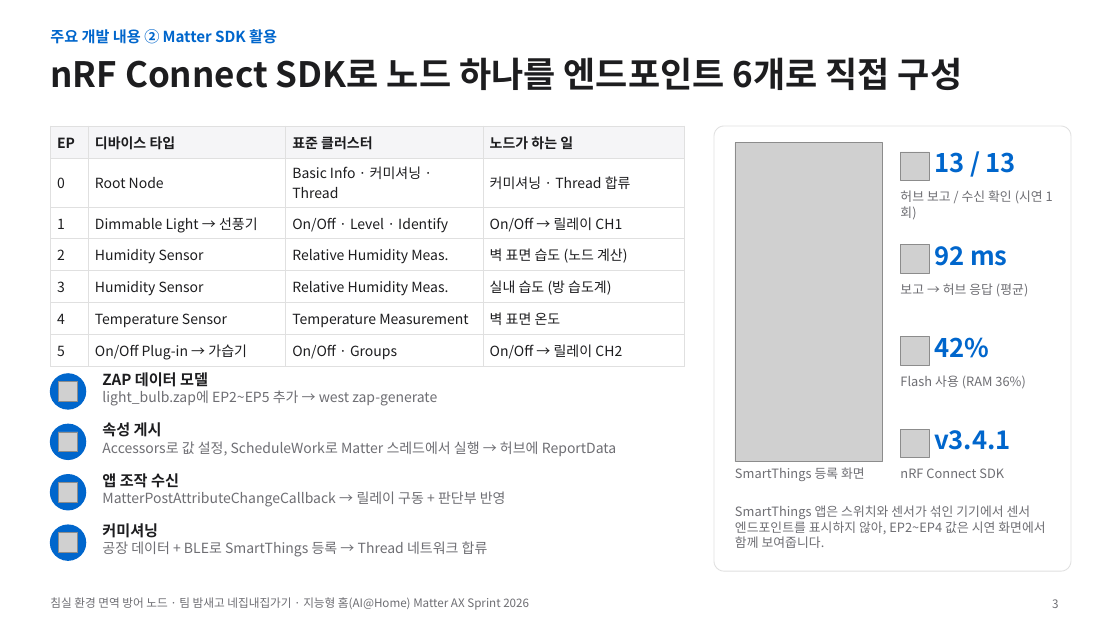
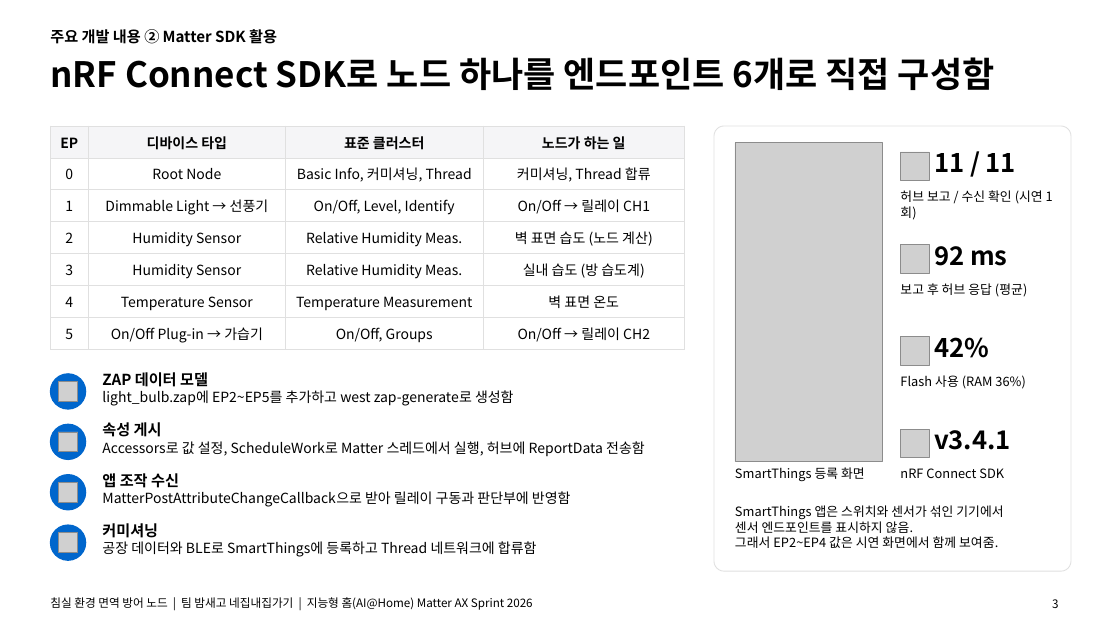
Before and after one commit to 55wind/matter-iot, a slide deck: slide 3 of docs/발표자료_침실노드.pptx. Drawn at 1120x630 pixels with LibreOffice and Linux fonts; fonts in the diff are those of the drawing; grey boxes stand for pictures. Boxes give left, top, right and bottom in pixels: in the first picture for what was removed or moved away, otherwise in the second. Text is boxed around its words. In the diff, an @@ line names an element or a change of style, - is before the commit and + after.

```diff
--- a/docs/발표자료_침실노드.pptx
+++ b/docs/발표자료_침실노드.pptx
@@ title at bbox=[50, 57, 995, 90]: text changed; text colour #1D1D1F to #000000 @@
-nRF Connect SDK로 노드 하나를 엔드포인트 6개로 직접 구성
+nRF Connect SDK로 노드 하나를 엔드포인트 6개로 직접 구성함
@@ table at bbox=[50, 126, 685, 350] @@
-row 2, column 3: Basic Info · 커미셔닝 · Thread
+row 2, column 3: Basic Info, 커미셔닝, Thread
-row 2, column 4: 커미셔닝 · Thread 합류
+row 2, column 4: 커미셔닝, Thread 합류
-row 3, column 3: On/Off · Level · Identify
+row 3, column 3: On/Off, Level, Identify
-row 7, column 3: On/Off · Groups
+row 7, column 3: On/Off, Groups
@@ text colour #1D1D1F to #000000 in "EP", "디바이스 타입", "표준 클러스터", "노드가 하는 일" and 20 more places @@
@@ alignment left to centre @@
@@ text at bbox=[934, 153, 1016, 172]: text changed; text colour #0066CC to #000000 @@
-13 / 13
+11 / 11
@@ text at bbox=[900, 283, 1027, 297]: text changed; text colour #6E6E73 to #000000 @@
-보고 → 허브 응답 (평균)
+보고 후 허브 응답 (평균)
@@ text at bbox=[102, 372, 208, 387]: text colour #1D1D1F to #000000 in "ZAP 데이터 모델" @@
@@ text at bbox=[102, 390, 514, 406]: text changed; text colour #6E6E73 to #000000 @@
-light_bulb.zap에 EP2~EP5 추가 → west zap-generate
+light_bulb.zap에 EP2~EP5를 추가하고 west zap-generate로 생성함
@@ text at bbox=[102, 441, 645, 456]: text changed; text colour #6E6E73 to #000000 @@
-Accessors로 값 설정, ScheduleWork로 Matter 스레드에서 실행 → 허브에 ReportData
+Accessors로 값 설정, ScheduleWork로 Matter 스레드에서 실행, 허브에 ReportData 전송함
@@ text at bbox=[102, 422, 162, 437]: text colour #1D1D1F to #000000 in "속성 게시" @@
@@ text colour #0066CC to #000000 in 4 elements at bbox=[50, 29, 277, 44], bbox=[934, 246, 1007, 266], bbox=[934, 337, 989, 358], bbox=[934, 430, 1011, 450] @@
@@ text at bbox=[102, 473, 179, 488]: text colour #1D1D1F to #000000 in "앱 조작 수신" @@
@@ text at bbox=[102, 491, 571, 507]: text changed; text colour #6E6E73 to #000000 @@
-MatterPostAttributeChangeCallback → 릴레이 구동 + 판단부 반영
+MatterPostAttributeChangeCallback으로 받아 릴레이 구동과 판단부에 반영함
@@ text at bbox=[735, 505, 1003, 548]: text changed; text colour #6E6E73 to #000000 @@
-SmartThings 앱은 스위치와 센서가 섞인 기기에서 센서 엔드포인트를 표시하지 않아, EP2~EP4 값은 시연 화면에서 함께 보여줍니다.
+SmartThings 앱은 스위치와 센서가 섞인 기기에서
+센서 엔드포인트를 표시하지 않음.
+그래서 EP2~EP4 값은 시연 화면에서 함께 보여줌.
@@ text at bbox=[102, 523, 158, 538]: text colour #1D1D1F to #000000 in "커미셔닝" @@
@@ text at bbox=[102, 541, 537, 557]: text changed; text colour #6E6E73 to #000000 @@
-공장 데이터 + BLE로 SmartThings 등록 → Thread 네트워크 합류
+공장 데이터와 BLE로 SmartThings에 등록하고 Thread 네트워크에 합류함
@@ text at bbox=[50, 597, 533, 610]: text changed; text colour #6E6E73 to #000000 @@
-침실 환경 면역 방어 노드 · 팀 밤새고 네집내집가기 · 지능형 홈(AI@Home) Matter AX Sprint 2026
+침실 환경 면역 방어 노드 | 팀 밤새고 네집내집가기 | 지능형 홈(AI@Home) Matter AX Sprint 2026
@@ text colour #6E6E73 to #000000 in 5 elements at bbox=[735, 467, 865, 482], bbox=[900, 190, 1043, 203], bbox=[900, 375, 1025, 389], bbox=[900, 468, 1004, 478], bbox=[1052, 599, 1058, 608] @@
```
Also in this commit, not shown: 4 other slides changed, 6 other files.
